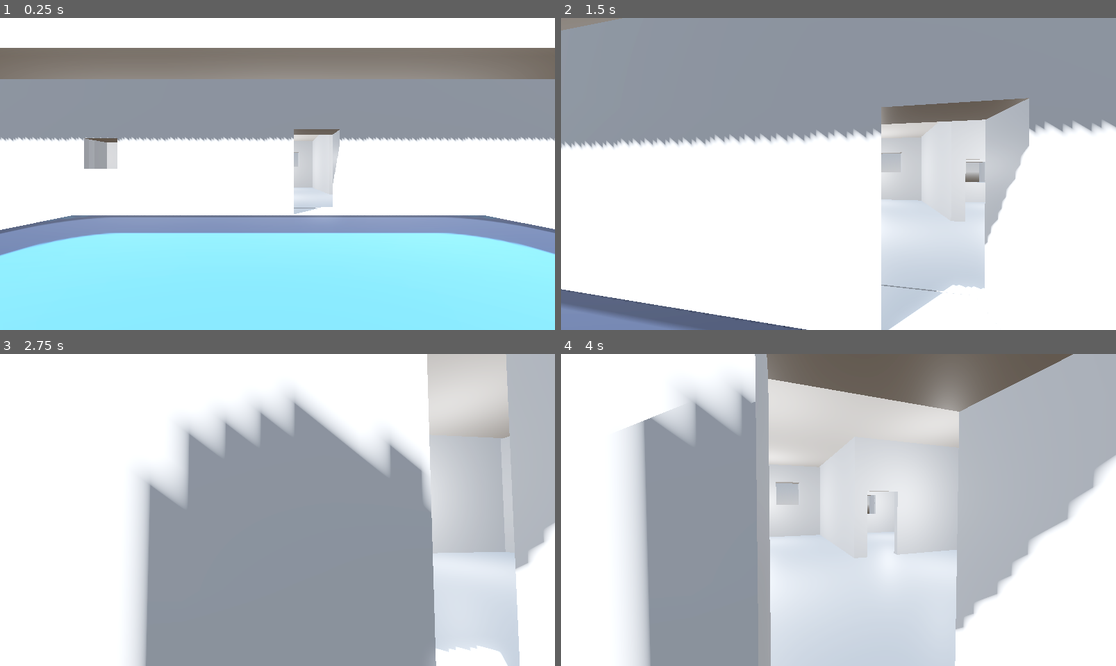
Above: before the commit, frames 1-4 (two rows, left to right).
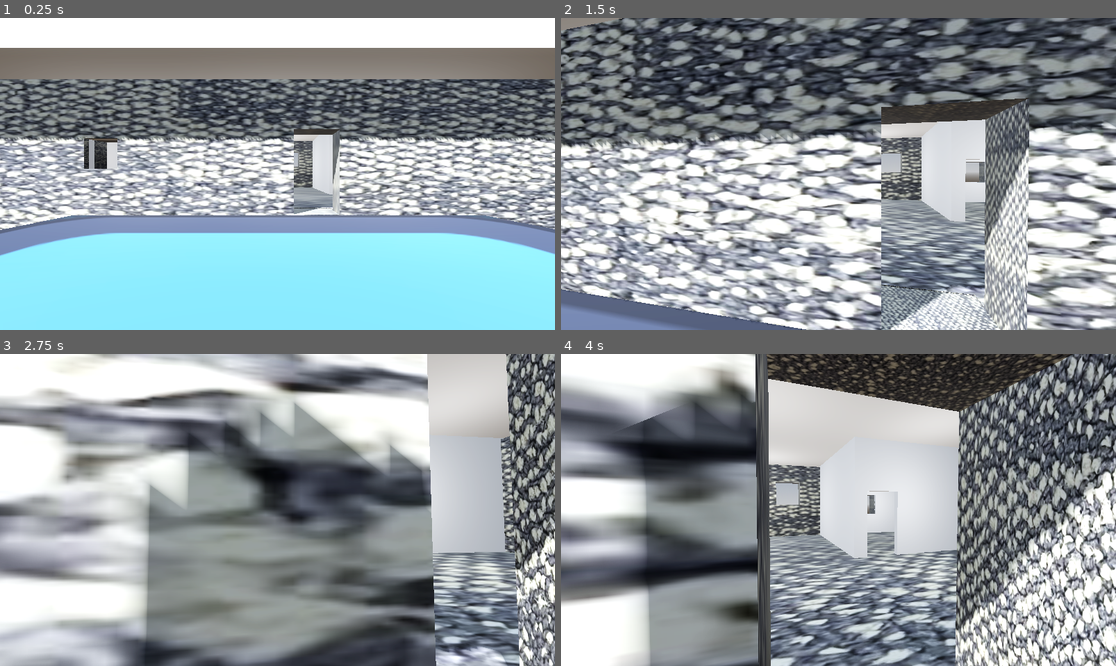
Above: after the commit, the same moments.

Repository: JakeIsKale/Horror-Game-Digi-Tech
Game: Godot game, scene res://Level.tscn
Two runs of this game, one before a commit and one after it. Both use one fixed random seed, a clock stepped at 60 frames per second and the inputs below. The engine's default icon, where the game draws it, is replaced by a stand-in: a white triangle on a blue panel in a dark square.
Inputs (mouse positions are in pixels of both pictures, inside the frame that each line leads up to):
- Up to frame 1 (0.25 s): no input
- Up to frame 2 (1.5 s): tap Enter at 0.5 s; move the mouse to (866, 174) at 0.52 s; hold W (forward) from 0.53 s (still down); tap Space (jump) at 0.77 s; move the mouse to (810, 174) at 1.27 s
- Up to frame 3 (2.75 s): keep holding W (forward); tap Space (jump) at 1.52 s; move the mouse to (288, 503) at 2.02 s
- Up to frame 4 (4 s): keep holding W (forward); tap Space (jump) at 2.75, 3.02, 3.77 s; move the mouse to (832, 516) at 2.77 s; move the mouse to (877, 513) at 3.52 s

The runs differ from the first frame. In frame 1, 32% of the frame differs, in the area x 0-100%, y 19-68%; in frame 2, 68%, in the area x 0-100%, y 0-100%; in frame 3, 58%; in frame 4, 61%.

Commit message:
working on tilemaps and materials for house

Diff:
--- a/real-horror-game-digi-tech/Level.tscn
+++ b/real-horror-game-digi-tech/Level.tscn
@@ -53,4 +53,10 @@
 transform = Transform3D(0.5, 0, 0, 0, 0.5, 0, 0, 0, 0.5, 0, 2.75052, -14.8663)
 
 [node name="Staircase" parent="." instance=ExtResource("4_emh3t")]
-transform = Transform3D(1, 0, 0, 0, 1, 0, 0, 0, 1.23078, -8.92906, -1.26427, -15.9654)
+transform = Transform3D(0.47537, 0, 0, 0, 0.45483, 0, 0, 0, 1.23078, -9.7839, -4.13668, -15.9654)
+
+[node name="Staircase2" parent="." instance=ExtResource("4_emh3t")]
+transform = Transform3D(0.696536, 0, 0, 0, 1.32296, 0, 0, 0, 1.23054, -7.17801, -4.81276, -15.9537)
+
+[node name="Staircase3" parent="." instance=ExtResource("4_emh3t")]
+transform = Transform3D(0.696536, 0, 0, 0, 1.32296, 0, 0, 0, 1.23054, -9.36767, -2.39599, -15.9537)
--- a/real-horror-game-digi-tech/Scenery/house_for_digi_tech.tscn
+++ b/real-horror-game-digi-tech/Scenery/house_for_digi_tech.tscn
@@ -1,4 +1,6 @@
-[gd_scene load_steps=29 format=4 uid="uid://bqj10ukgsq55n"]
+[gd_scene load_steps=30 format=4 uid="uid://bqj10ukgsq55n"]
+
+[ext_resource type="Material" uid="uid://c5o3kckmwtxmu" path="res://materials/house_material.tres" id="1_au8gi"]
 
 [sub_resource type="StandardMaterial3D" id="StandardMaterial3D_iggwv"]
 resource_name = "Material"
@@ -263,6 +265,7 @@
 
 [node name="Cube" type="MeshInstance3D" parent="Meshes"]
 transform = Transform3D(23, 0, 0, 0, 5.5, 0, 0, 0, 15, 0, -0.0868771, 0)
+material_override = ExtResource("1_au8gi")
 mesh = SubResource("ArrayMesh_xl7sj")
 skeleton = NodePath("")
 
--- /dev/null
+++ b/real-horror-game-digi-tech/materials/house_material.tres
@@ -0,0 +1,6 @@
+[gd_resource type="StandardMaterial3D" load_steps=2 format=3 uid="uid://c5o3kckmwtxmu"]
+
+[ext_resource type="Texture2D" uid="uid://7lng2w1tcxf1" path="res://Textures/carpet.jpg" id="1_maqha"]
+
+[resource]
+albedo_texture = ExtResource("1_maqha")
Binary file added: real-horror-game-digi-tech/Textures/carpet.jpg
Not shown, added: real-horror-game-digi-tech/Textures/carpet.jpg.import
Not shown, added: real-horror-game-digi-tech/glb_models/Staircase.blend.import
Not shown, added: real-horror-game-digi-tech/Textures/wood floor.jfif
